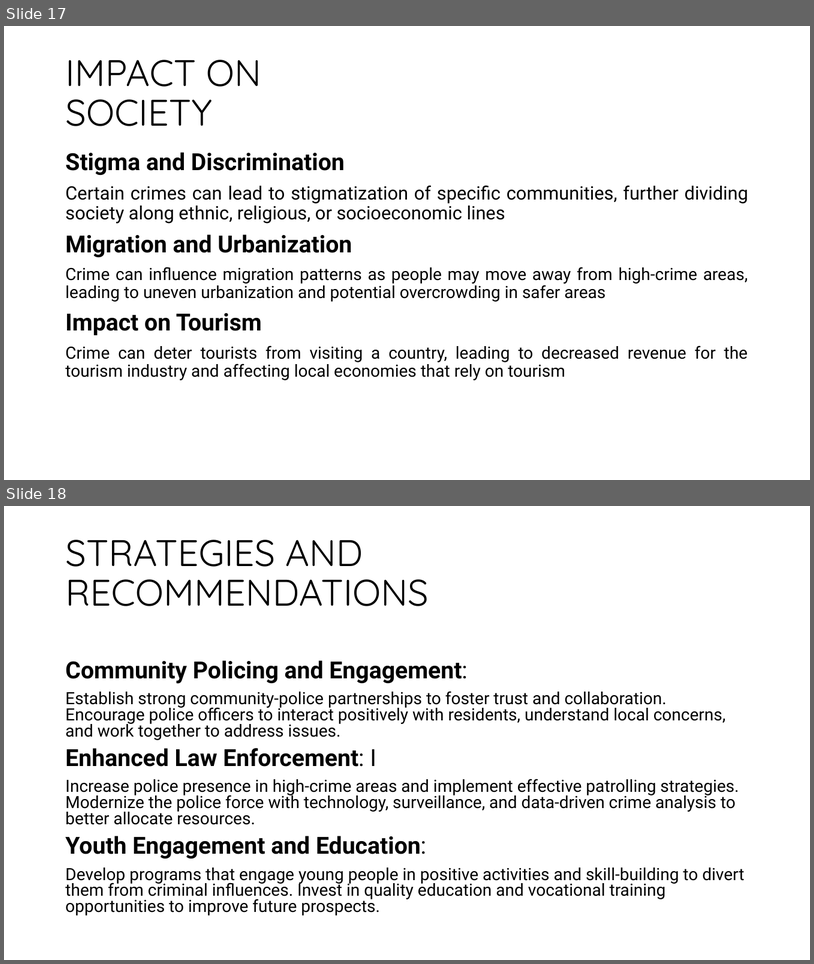
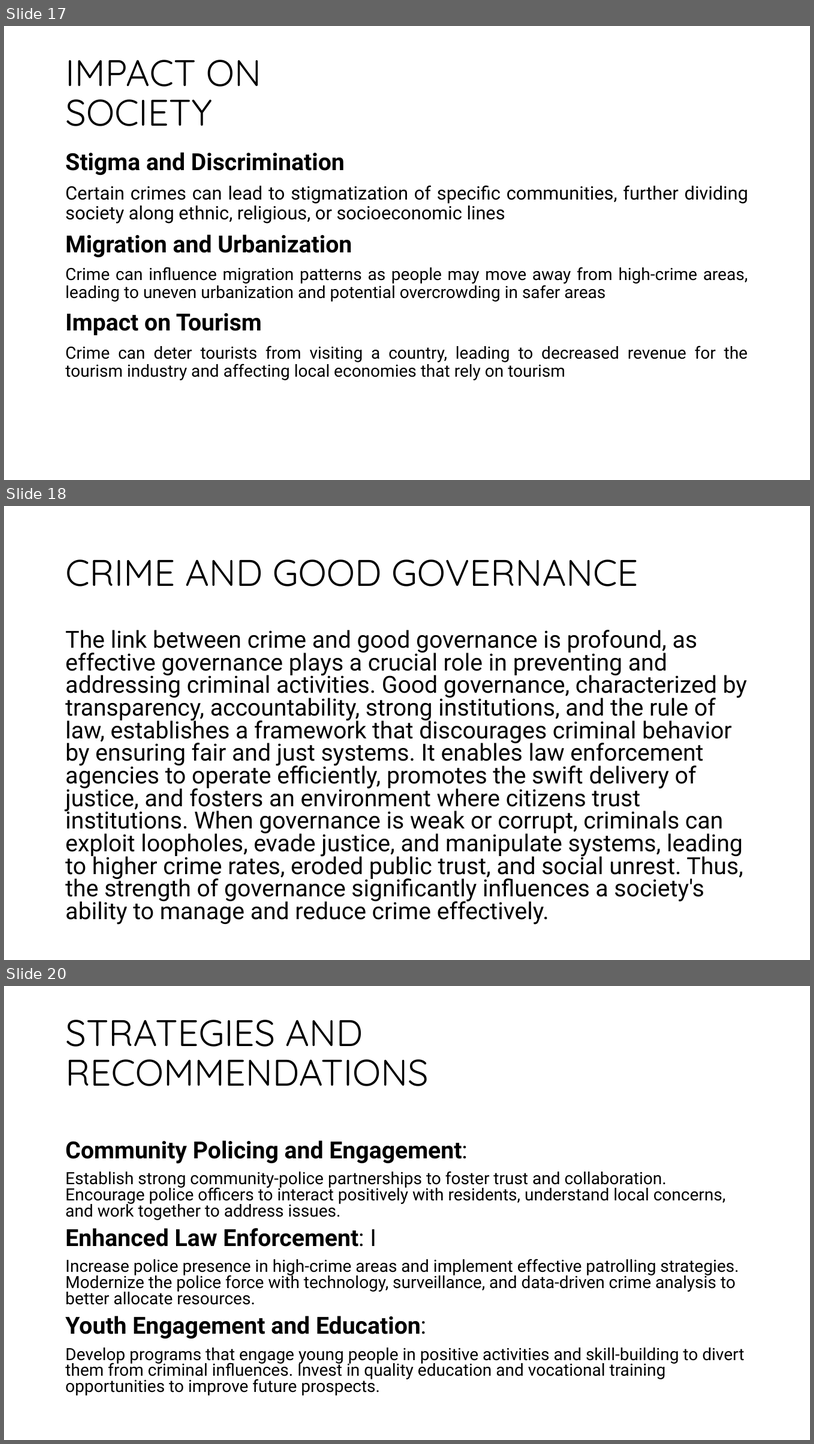
Before and after one commit to Tishat2247019/SUMMER-22-23, a slide deck: BGS/FINAL PRESENTATION/CRIME IN DHAKA CITY.pptx. Shown one above the other, each under a label of ours: slides 17 and 18 before the commit, slides 17, 18 and 20 after it; the slides between them are not shown. The pictures are 814x964 and 814x1444 pixels, drawn with LibreOffice and Linux fonts; fonts in the diff are those of the drawing. Boxes give left, top, right and bottom in pixels: in the first picture for what was removed or moved away, otherwise in the second. Text is boxed around its words. In the diff, an @@ line names an element or a change of style, - is before the commit and + after.

Commit message:
added crime & good governance slide

```diff
--- a/BGS/FINAL PRESENTATION/CRIME IN DHAKA CITY.pptx
+++ b/BGS/FINAL PRESENTATION/CRIME IN DHAKA CITY.pptx
@@ slide 18 added at <box>4,506,810,960</box>, background #FFFFFF @@
@@ title added at <box>65,559,638,586</box>, 44 pt, text #000000 @@
+CRIME AND GOOD GOVERNANCE
@@ text added at <box>65,630,747,924</box>, 28 pt, text #000000 @@
+The link between crime and good governance is profound, as effective governance plays a crucial role in preventing and addressing criminal activities. Good governance, characterized by transparency, accountability, strong institutions, and the rule of law, establishes a framework that discourages criminal behavior by ensuring fair and just systems. It enables law enforcement agencies to operate efficiently, promotes the swift delivery of justice, and fosters an environment where citizens trust institutions. When governance is weak or corrupt, criminals can exploit loopholes, evade justice, and manipulate systems, leading to higher crime rates, eroded public trust, and social unrest. Thus, the strength of governance significantly influences a society's ability to manage and reduce crime effectively.
@@ what was slide 18 is now slide 20 @@
```
Also in this commit, not shown: 1 other slide added.
